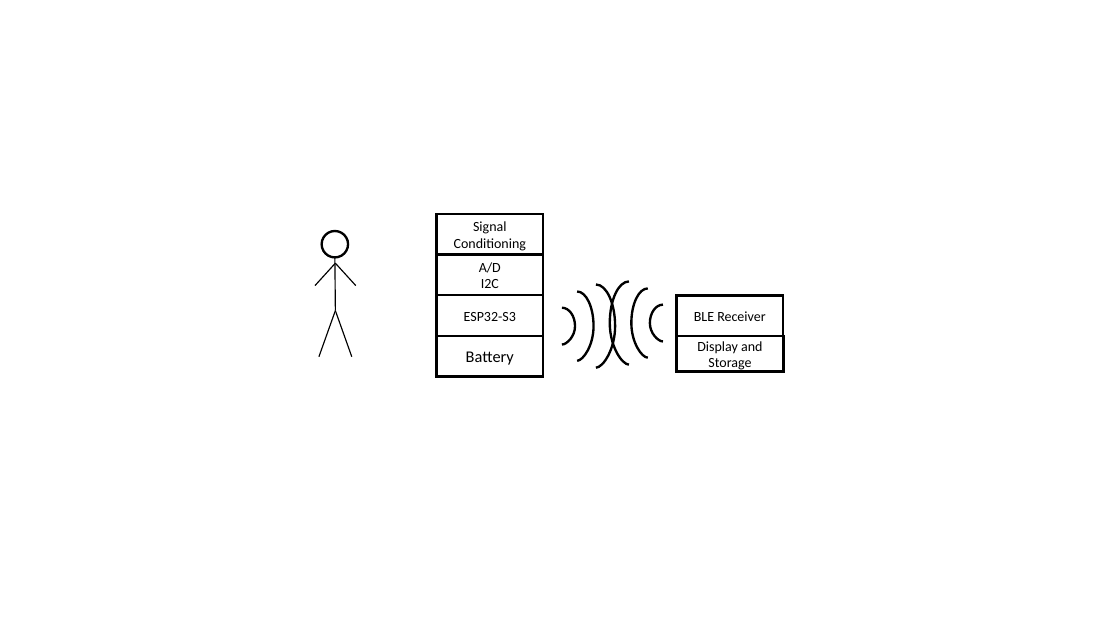
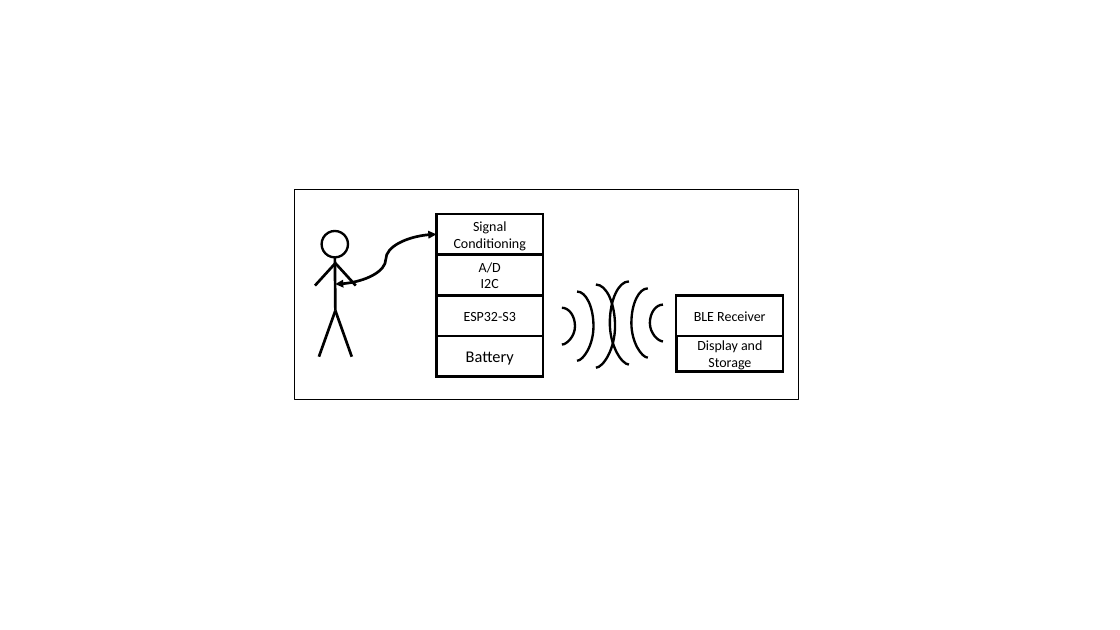
Before and after one commit to uutzinger/BioMedicalSensorBoard, a slide deck: slide 1 of assets/Concept.pptx. Drawn at 1120x630 pixels with LibreOffice and Linux fonts; fonts in the diff are those of the drawing. Boxes give left, top, right and bottom in pixels: in the first picture for what was removed or moved away, otherwise in the second. Text is boxed around its words. In the diff, an @@ line names an element or a change of style, - is before the commit and + after.

```diff
--- a/assets/Concept.pptx
+++ b/assets/Concept.pptx
@@ rectangle added at [294, 189, 798, 399], fill #FFFFFF, outline #000000 0.51 pt @@
@@ curved double arrow added from (437, 234) to (335, 284), #000000 2.3 pt @@
@@ line (315, 286) - (335, 263): stroke #000000 1 pt to #000000 2.3 pt @@
@@ line (335, 258) - (335, 258): stroke #4472C4 0.75 pt to #4472C4 2.3 pt @@
@@ line (356, 286) - (335, 263): stroke #000000 1 pt to #000000 2.3 pt @@
@@ line (335, 258) - (335, 311): stroke #000000 1 pt to #000000 2.3 pt @@
```
Also in this commit, not shown: 2 other files.
